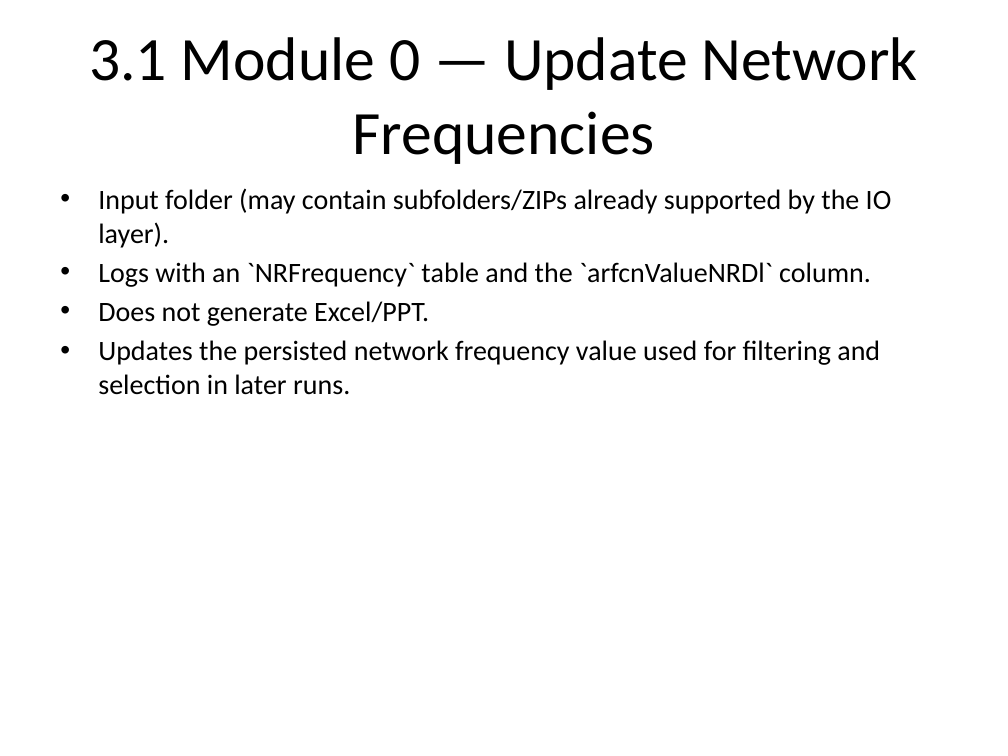
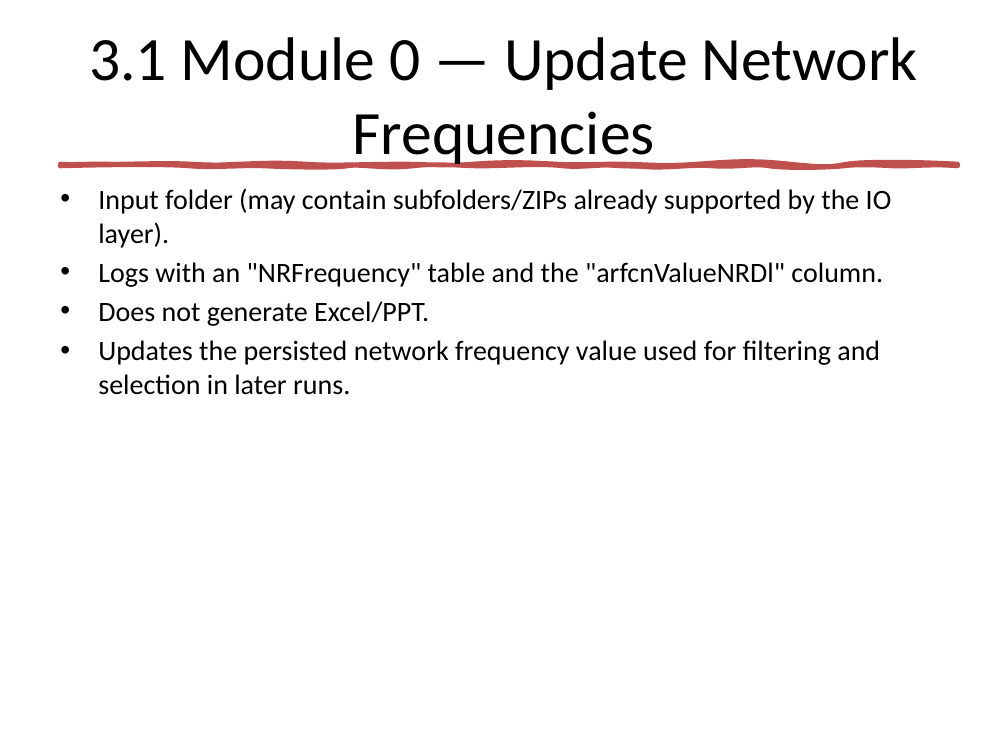
Before and after one commit to jaimetur/SSB_RetuningAutomations, a slide deck: slide 4 of help/SSB-Retuning-Automations-User-Guide-v0.7.1.pptx. Drawn at 1008x756 pixels with LibreOffice and Linux fonts; fonts in the diff are those of the drawing. Boxes give left, top, right and bottom in pixels: in the first picture for what was removed or moved away, otherwise in the second. Text is boxed around its words. In the diff, an @@ line names an element or a change of style, - is before the commit and + after.

```diff
--- a/help/SSB-Retuning-Automations-User-Guide-v0.7.1.pptx
+++ b/help/SSB-Retuning-Automations-User-Guide-v0.7.1.pptx
@@ freeform shape added at (x1=60, y1=164, x2=958, y2=166), fill #C0504D, outline #C0504D 3.25 pt @@
@@ text at (x1=98, y1=262, x2=883, y2=287): text changed @@
-• Logs with an `NRFrequency` table and the `arfcnValueNRDl` column.
+• Logs with an "NRFrequency" table and the "arfcnValueNRDl" column.
```
Also in this commit, not shown: 6 other slides changed, 4 other files.
